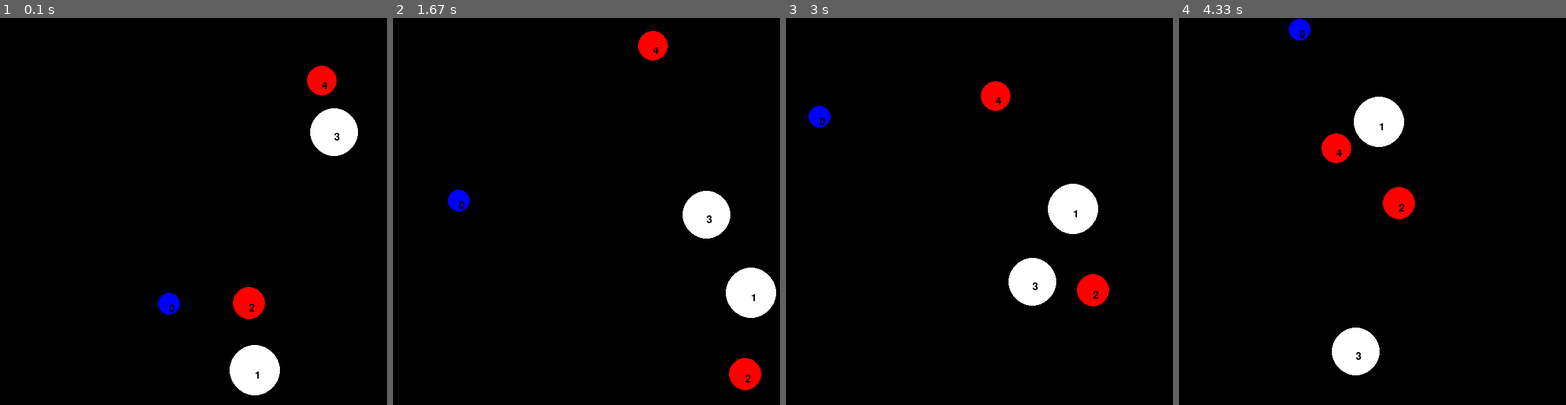
Above: before the commit, frames 1-4 (left to right).
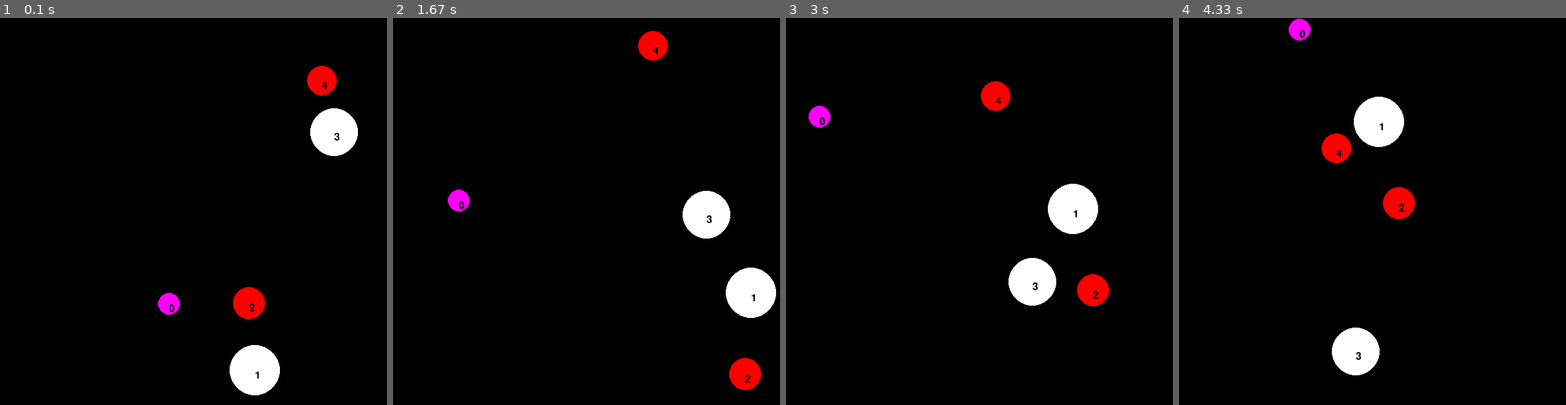
Above: after the commit, the same moments.

Repository: bchipman/bouncing_balls_pygame
Game: pygame game, started from main.py
Two runs of this game, one before a commit and one after it. Both use one fixed random seed, a clock stepped at 60 frames per second and the inputs below.
Inputs:
- Up to frame 1 (0.1 s): no input
- Up to frame 2 (1.67 s): no input
- Up to frame 3 (3 s): no input
- Up to frame 4 (4.33 s): no input

The runs differ from the first frame. In frame 1, 0.2% of the frame differs, in the area x 40-47%, y 71-77%; in frame 2, 0.2%; in frame 3, 0.2%; in frame 4, 0.2%.

Commit message:
Reorganized, added purple, traded out blue for purple in standard ball colors list.

Diff:
--- a/colors.py
+++ b/colors.py
@@ -1,8 +1,15 @@
+#COLOR =  (RRR,		GGG,	BBB)
+
 BLACK 	= (0, 		0,	  	0)
+WHITE 	= (255,		255, 	255)
+
+
+RED 	= (255, 	0,	 	0)
 GREEN 	= (0, 		255,  	0)
 BLUE 	= (0, 		0, 	 	255)
-RED 	= (255, 	0,	 	0)
-WHITE 	= (255,		255, 	255)
+
 YELLOW 	= (255,		255, 	0)
+PURPLE 	= (255,		0, 		255)
 
-colors = [WHITE, GREEN, BLUE, RED]
+
+colors = [WHITE, GREEN, PURPLE, RED]
